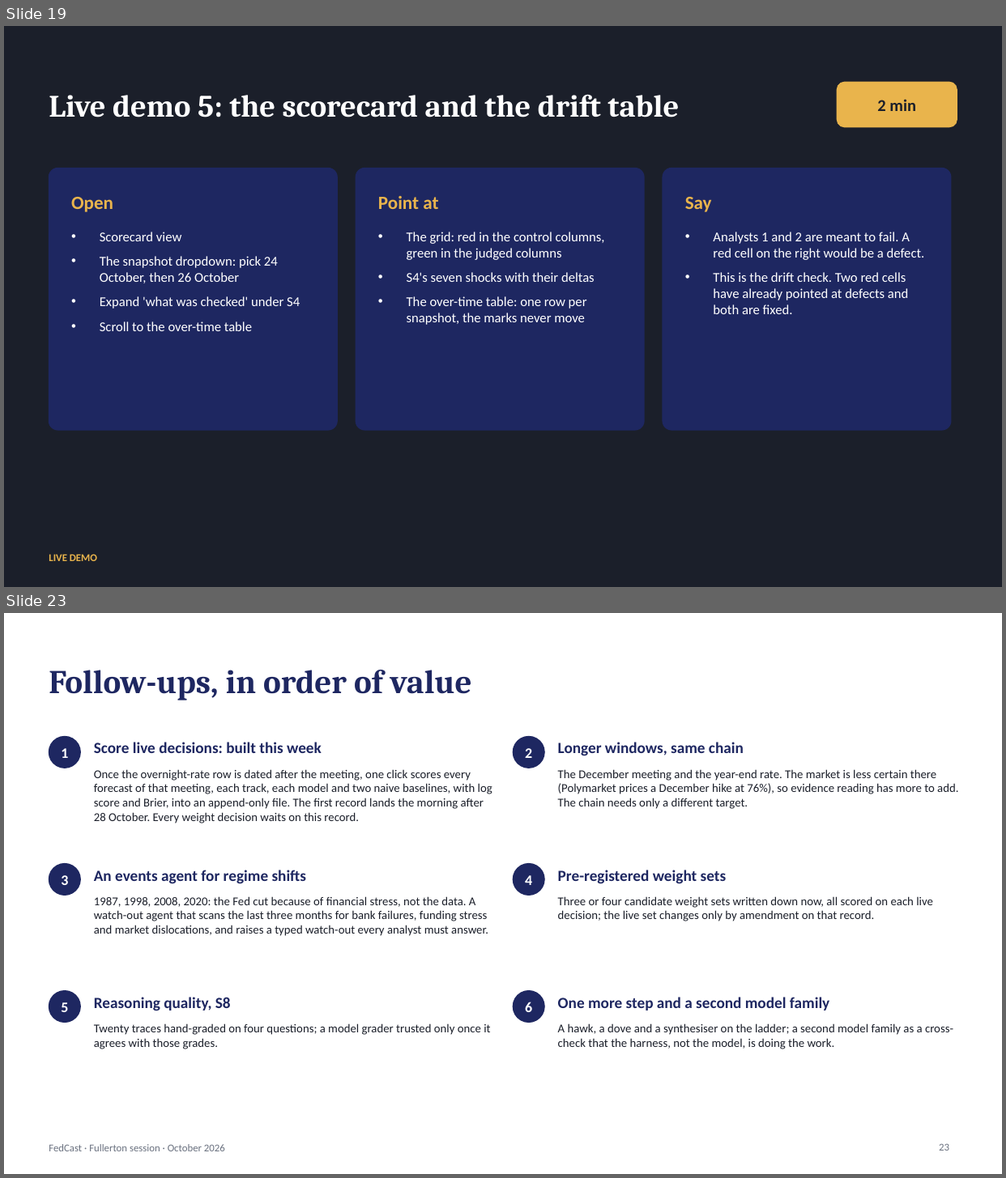
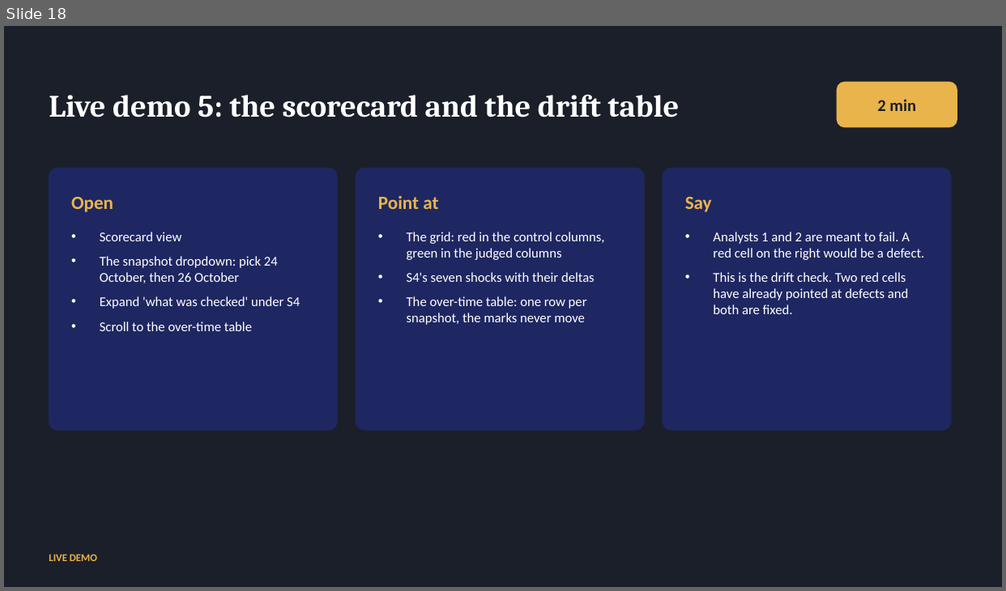
Before and after one commit to kmt112/fed-forecast, a slide deck: docs/FedCast_Fullerton.pptx. Shown one above the other, each under a label of ours: slides 19 and 23 before the commit, slide 18 after it; the slides between them are not shown. The pictures are 1006x1178 and 1006x591 pixels, drawn with LibreOffice and Linux fonts; fonts in the diff are those of the drawing. Boxes give left, top, right and bottom in pixels: in the first picture for what was removed or moved away, otherwise in the second. Text is boxed around its words. In the diff, an @@ line names an element or a change of style, - is before the commit and + after.

```diff
--- a/docs/FedCast_Fullerton.pptx
+++ b/docs/FedCast_Fullerton.pptx
@@ slide 23 removed at [4,613,1002,1174], background #FFFFFF @@
@@ title removed at [49,670,472,700] @@
-Follow-ups, in order of value
@@ ellipse removed at [49,736,80,768] @@
@@ text removed at [61,748,68,758] @@
-1
@@ text removed at [94,742,322,753] @@
-Score live decisions: built this week
@@ ellipse removed at [513,736,544,768] @@
@@ text removed at [525,748,532,758] @@
-2
@@ text removed at [558,742,744,756] @@
-Longer windows, same chain
@@ text removed at [94,769,492,824] @@
-Once the overnight-rate row is dated after the meeting, one click scores every forecast of that meeting, each track, each model and two naive baselines, with log score and Brier, into an append-only file. The first record lands the morning after 28 October. Every weight decision waits on this record.
@@ text removed at [558,769,958,809] @@
-The December meeting and the year-end rate. The market is less certain there (Polymarket prices a December hike at 76%), so evidence reading has more to add. The chain needs only a different target.
@@ ellipse removed at [49,864,80,895] @@
@@ text removed at [61,875,68,885] @@
-3
@@ text removed at [94,870,307,884] @@
-An events agent for regime shifts
@@ ellipse removed at [513,864,544,895] @@
@@ text removed at [525,875,532,885] @@
-4
@@ text removed at [558,870,727,884] @@
-Pre-registered weight sets
@@ text removed at [94,897,488,936] @@
-1987, 1998, 2008, 2020: the Fed cut because of financial stress, not the data. A watch-out agent that scans the last three months for bank failures, funding stress and market dislocations, and raises a typed watch-out every analyst must answer.
@@ text removed at [558,897,933,922] @@
-Three or four candidate weight sets written down now, all scored on each live decision; the live set changes only by amendment on that record.
@@ ellipse removed at [49,991,80,1023] @@
@@ text removed at [94,997,231,1012] @@
-Reasoning quality, S8
@@ ellipse removed at [513,991,544,1023] @@
@@ text removed at [558,997,829,1011] @@
-One more step and a second model family
@@ text removed at [61,1003,68,1012] @@
-5
@@ text removed at [94,1024,490,1050] @@
-Twenty traces hand-graded on four questions; a model grader trusted only once it agrees with those grades.
@@ text removed at [525,1002,532,1012] @@
-6
@@ text removed at [558,1024,953,1050] @@
-A hawk, a dove and a synthesiser on the ladder; a second model family as a cross-check that the harness, not the model, is doing the work.
@@ text removed at [49,1144,225,1152] @@
-FedCast · Fullerton session · October 2026
@@ page number removed at [939,1144,949,1151] @@
-23
@@ what was slide 19 is now slide 18 @@
```
Also in this commit, not shown: 9 slides changed, 2 slides added, 4 other slides removed, 2 other files.
